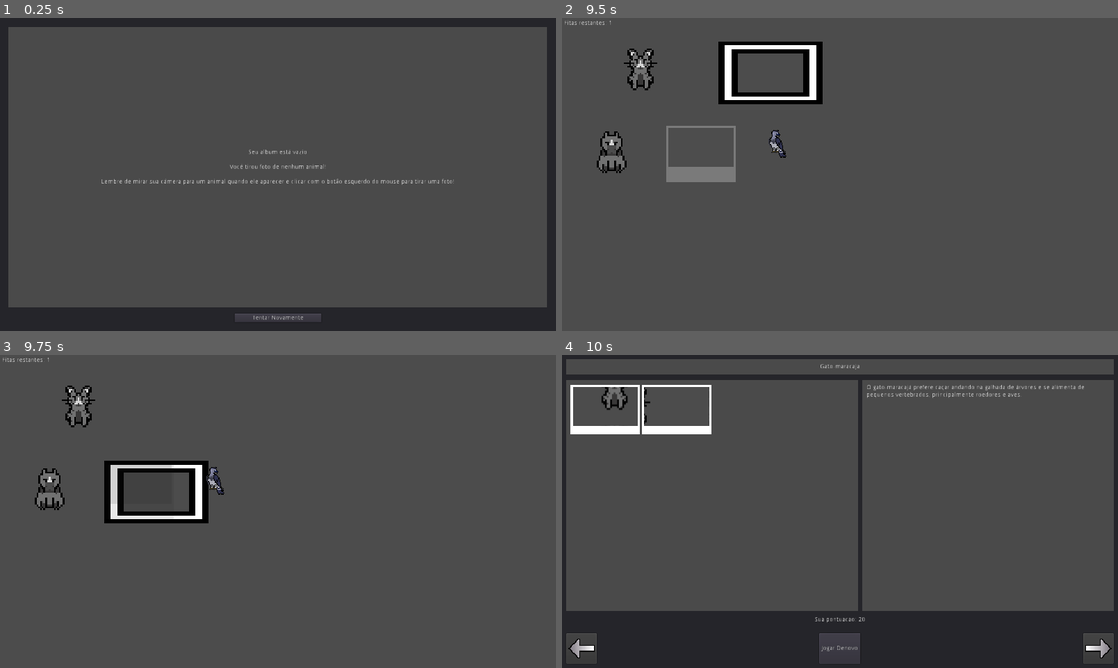
Above: before the commit, frames 1-4 (two rows, left to right).
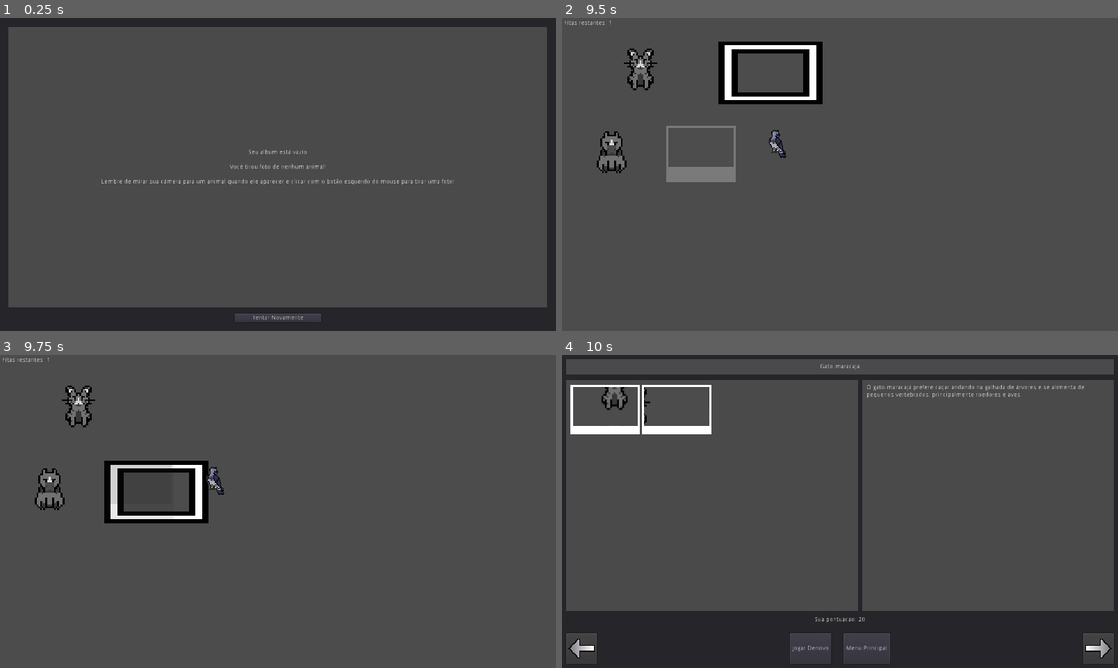
Above: after the commit, the same moments.

Repository: Dwahgon/fauna-em-foco
Game: Godot game, scene res://Interface/AlbumFotos/AlbumFotos.tscn
Same seed, same stepped clock (60 frames per second), same inputs: the game is played once before the commit and once after it. This scene is started directly instead of the project's main scene.
Inputs (mouse positions are in pixels of both pictures, inside the frame that each line leads up to):
- Up to frame 1 (0.25 s): no input
- Up to frame 2 (9.5 s): click "Tentar Novamente" at 0.5 s; tap Enter (ui_accept) at 1.25, 1.52, 2.27, 3.77, 4.52, 5.27, 6.77, 7.52, 8.27 s; move the mouse to (962, 158) at 1.27 s; move the mouse to (728, 190) at 2.02 s; move the mouse to (895, 105) at 2.77 s; move the mouse to (812, 237) at 3.52 s; move the mouse to (1006, 221) at 4.27 s; move the mouse to (673, 127) at 5.02 s; move the mouse to (867, 174) at 5.77 s; move the mouse to (756, 96) at 6.52 s; move the mouse to (962, 158) at 7.27 s; move the mouse to (728, 190) at 8.02 s; move the mouse to (895, 105) at 8.77 s
- Up to frame 3 (9.75 s): move the mouse to (250, 574) at 9.52 s
- Up to frame 4 (10 s): tap Enter (ui_accept) at 9.77 s

Frames 1-3 are identical in both runs. In frame 4, 0.8% of the frame differs, in the area x 41-59%, y 88-99%.

Commit message:
feat: botao voltar para menu inicial no album

Diff:
--- a/Interface/AlbumFotos/AlbumFotos.gd
+++ b/Interface/AlbumFotos/AlbumFotos.gd
@@ -7,6 +7,7 @@
 const NODE_GRADE_FOTOS = "%GradeFotos"
 const NODE_PONTUACAO = "%Pontuacao"
 const CAMINHO_CENA_JOGO = "res://Fases/Jogo/Jogo.tscn"
+const CAMINHO_MENU_INICIAL = "res://Interface/MenuInicial/MenuInicial.tscn"
 const CENA_POLAROID_UI = preload("res://Interface/AlbumFotos/PolaroidUI.tscn")
 
 var id_animais = []
@@ -67,3 +68,7 @@
 
 func _on_BotaoIrParaJogo_pressed():
 	var _err = get_tree().change_scene(CAMINHO_CENA_JOGO)
+
+
+func _on_BotaoIrMenuPrincipal_pressed():
+	var _err = get_tree().change_scene(CAMINHO_MENU_INICIAL)
--- a/Interface/AlbumFotos/AlbumFotos.tscn
+++ b/Interface/AlbumFotos/AlbumFotos.tscn
@@ -187,18 +187,30 @@
 
 [node name="Separador" type="Control" parent="TelaAlbum/VBoxContainer/MargemBotoes/HBoxContainer"]
 margin_left = 74.0
-margin_right = 578.0
+margin_right = 511.0
 margin_bottom = 70.0
 size_flags_horizontal = 3
 
 [node name="BotaoIrParaJogo" type="Button" parent="TelaAlbum/VBoxContainer/MargemBotoes/HBoxContainer"]
-margin_left = 582.0
-margin_right = 677.0
+margin_left = 515.0
+margin_right = 610.0
 margin_bottom = 70.0
 text = "Jogar Denovo"
 
+[node name="Separador3" type="Control" parent="TelaAlbum/VBoxContainer/MargemBotoes/HBoxContainer"]
+margin_left = 614.0
+margin_right = 634.0
+margin_bottom = 70.0
+rect_min_size = Vector2( 20, 0 )
+
+[node name="BotaoIrMenuPrincipal" type="Button" parent="TelaAlbum/VBoxContainer/MargemBotoes/HBoxContainer"]
+margin_left = 638.0
+margin_right = 745.0
+margin_bottom = 70.0
+text = "Menu Principal"
+
 [node name="Separador2" type="Control" parent="TelaAlbum/VBoxContainer/MargemBotoes/HBoxContainer"]
-margin_left = 681.0
+margin_left = 749.0
 margin_right = 1186.0
 margin_bottom = 70.0
 size_flags_horizontal = 3
@@ -301,5 +313,6 @@
 
 [connection signal="pressed" from="TelaAlbum/VBoxContainer/MargemBotoes/HBoxContainer/BotaoVoltar" to="." method="_on_BotaoVoltar_pressed"]
 [connection signal="pressed" from="TelaAlbum/VBoxContainer/MargemBotoes/HBoxContainer/BotaoIrParaJogo" to="." method="_on_BotaoIrParaJogo_pressed"]
+[connection signal="pressed" from="TelaAlbum/VBoxContainer/MargemBotoes/HBoxContainer/BotaoIrMenuPrincipal" to="." method="_on_BotaoIrMenuPrincipal_pressed"]
 [connection signal="pressed" from="TelaAlbum/VBoxContainer/MargemBotoes/HBoxContainer/BotaoContinuar" to="." method="_on_BotaoContinuar_pressed"]
 [connection signal="pressed" from="TelaAlbumVazia/MargemConteudo/VBoxContainer/MarginContainer/HBoxContainer/BotaoIrParaJogo" to="." method="_on_BotaoIrParaJogo_pressed"]
